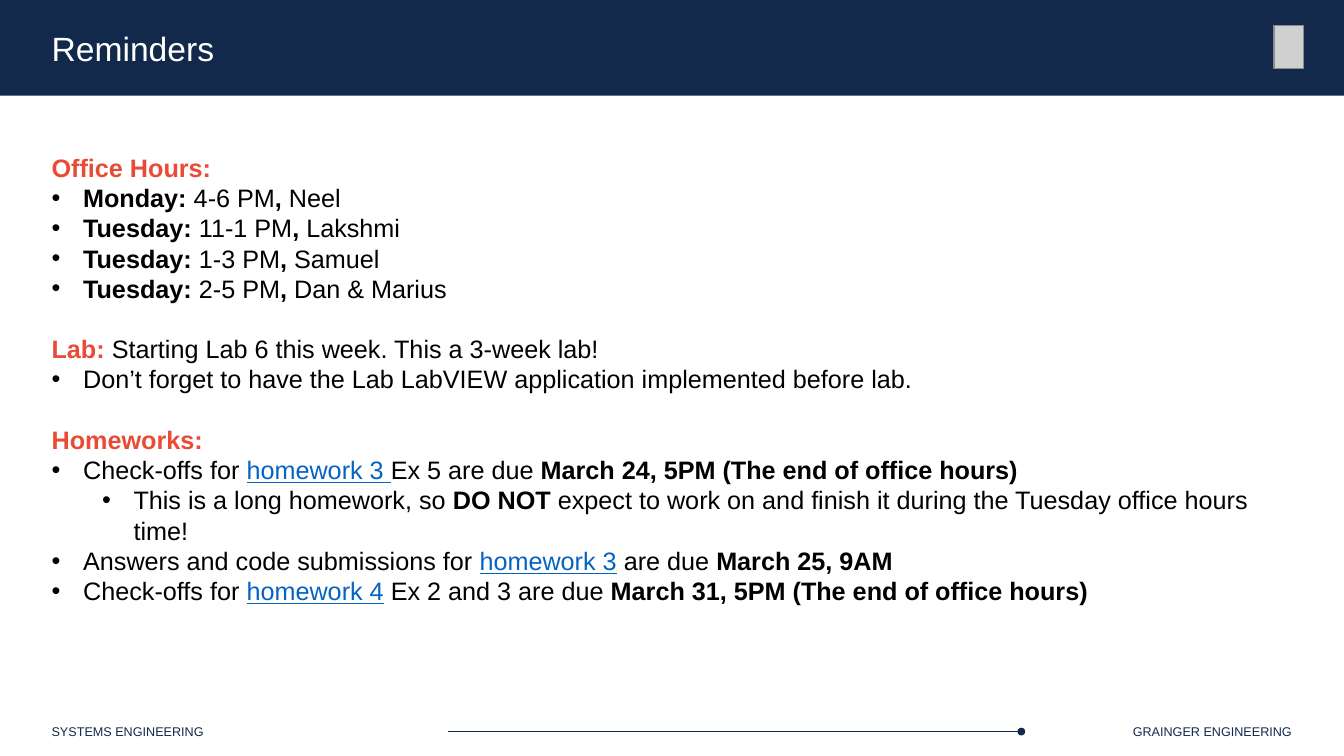
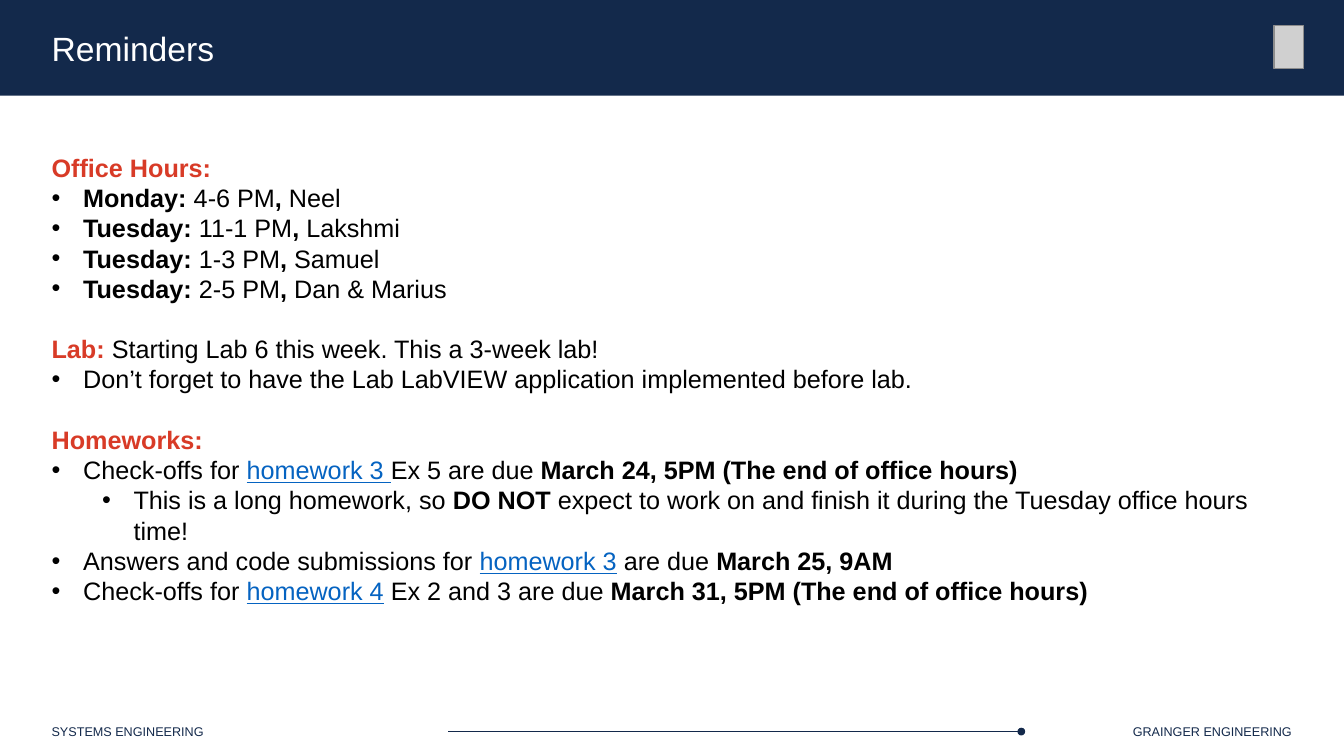
Before and after one commit to Marius-Juston/SE-423---Class-Material, a slide deck: slide 3 of Lectures/Slides/L16.pptx. Drawn at 1344x756 pixels with LibreOffice and Linux fonts; fonts in the diff are those of the drawing; grey boxes stand for pictures. Boxes give left, top, right and bottom in pixels: in the first picture for what was removed or moved away, otherwise in the second. Text is boxed around its words. In the diff, an @@ line names an element or a change of style, - is before the commit and + after.

```diff
--- a/Lectures/Slides/L16.pptx
+++ b/Lectures/Slides/L16.pptx
@@ text at bbox=[52, 158, 599, 450]: text colour #E84B36 to #D83B27 in "Office Hours:", "Lab:", "Homeworks:" @@
```
Also in this commit, not shown: 22 other files.
